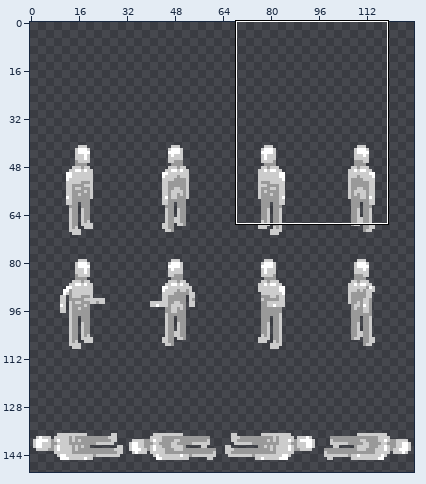
A sprite sheet gets an edit: chars/1.png. Above, an overview of the earlier version with the close-up marked.
Close-up. The starting point:
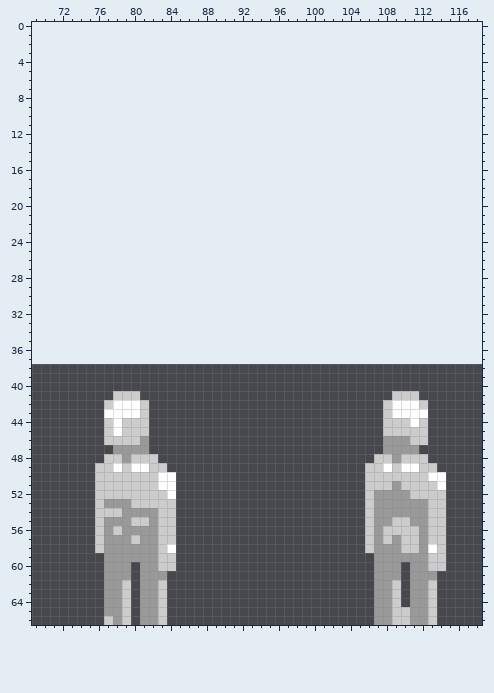
The file is 128x114 pixels. Colours within 5 levels of each other are drawn and written as one. Shown: x 69..118, y 0..66. The old version is drawn lined up with the new one, on the new canvas. The wide view leaves out empty margins. The commit also changed other parts of the picture, which this record leaves out.
After:
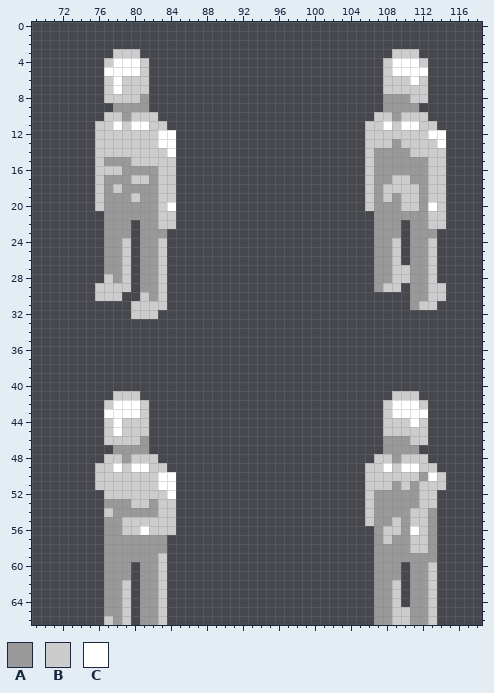
Palette (. is transparent): A #999999  B #cccccc  C #ffffff
Diff:
canvas 128x114 -> 128x152, the old top-left corner now at 0,38
Changed rows in their new state; - is an unchanged pixel.
first column x 76:
 3 --BBB----------------------------BBB---
 4 -BCCCB--------------------------BCCCB--
 5 -CCCCB--------------------------BCCCC--
 6 -BCBBB--------------------------BBBCB--
 7 -BCBBB--------------------------BBBBB--
 8 -BBBBA--------------------------AAABB--
 9 --AAAA--------------------------AAAA---
10 -BBABBB------------------------BBABBB--
11 BBCBCCBB----------------------BBCBCCBB-
12 BBBBBBBCC---------------------BBBBBBBCC
13 BBBBBBBCC---------------------BBBABBBBC
14 BBBBBBBBC---------------------BAAAABBBB
15 BAAABBBBB---------------------BAAAAAABB
16 BBBAAAABB---------------------BAAAAAABB
17 BAAABBABB---------------------BAABBAABB
18 BABAAAABB---------------------BABBBBABB
19 BAAABAABB---------------------BABABBABB
20 BAAAAAABC---------------------BAAABBACB
21 -AAAAAABB----------------------AAAAAABB
22 -AAA-AABB----------------------AAA-AABB
23 -AAA-AAA-----------------------AAA-AAA-
24 -AAB-AAB-----------------------AAB-AAB-
25 -AAB-AAB-----------------------AAB-AAB-
26 -AAB-AAB-----------------------AAB-AAB-
27 -AAB-AAB-----------------------AABBAAB-
28 -BAB-AAB-----------------------AABBAAB-
29 BBBB-AAB-----------------------ABB-AABB
30 BBB--BAB---------------------------AABB
31 ----BBBB---------------------------ABB-
32 ----BBB--------------------------------
first column x 76:
50 ------------------------------------A-B
51 -----------------------------------A--B
52 .----------------------------------A--.
53 .-----A-----------------------------B-.
54 .-A--------------------------------BBA.
55 .--B--B---------------------------ABBA.
56 .-ABBCB-----------------------.---ACBA.
57 .---A--A.---------------------.---A-BA.
58 .------A.---------------------.---A-BA.
59 --------.----------------------------A.
60 --------.-----------------------------.
61 -------B-----------------------------B-
Changed places in both close-ups, as pixel boxes (x1, y1, x2, y2):
added: (95, 49, 176, 319)
added: (365, 49, 446, 310)
changed: (365, 472, 446, 580)
changed: (95, 490, 176, 580)
